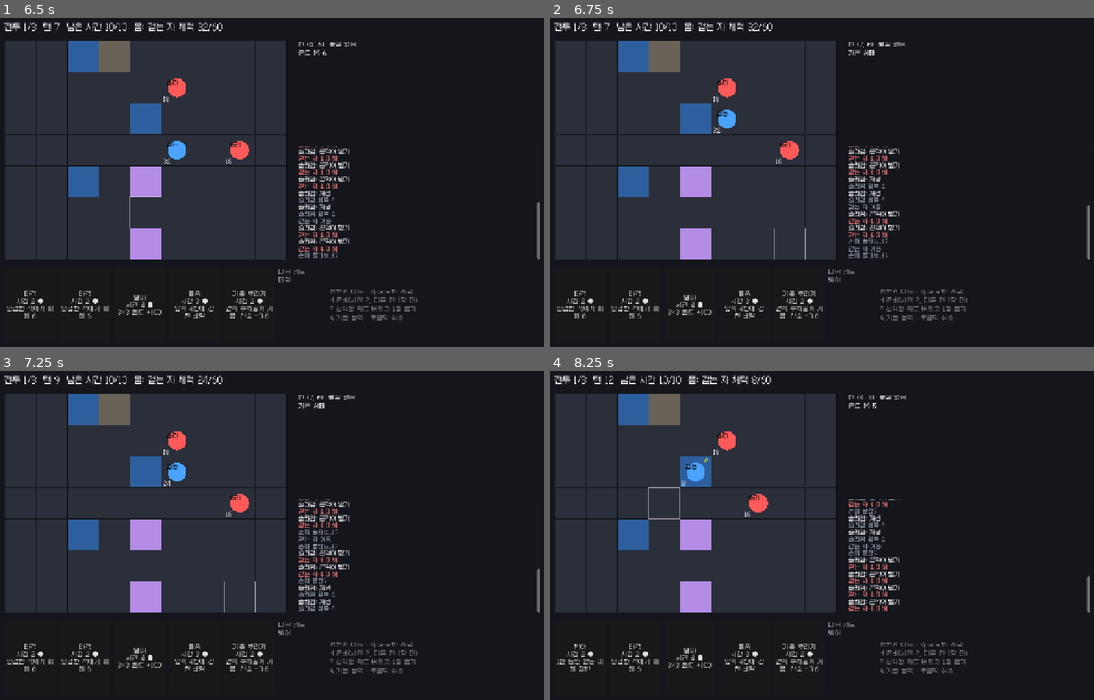
Above: before the commit, frames 1-4 (two rows, left to right).
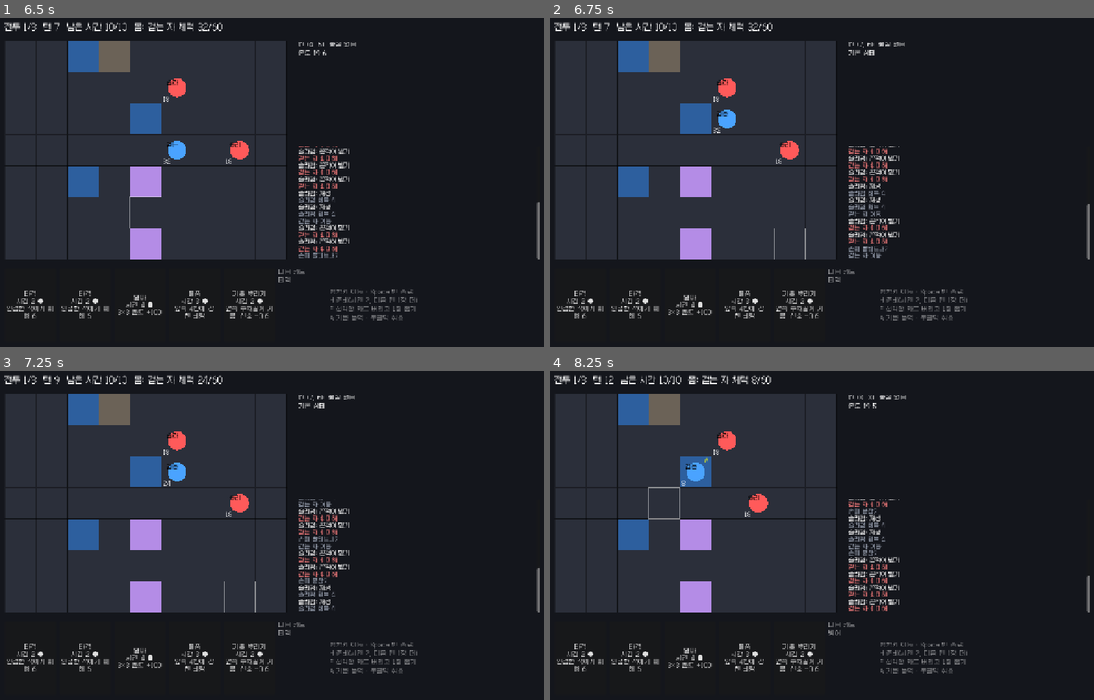
Above: after the commit, the same moments.

Repository: Luchenia/everycard
Game: Godot game, scene res://scenes/battle.tscn
Same seed, same stepped clock (60 frames per second), same inputs: the game is played once before the commit and once after it.
Inputs (mouse positions are in pixels of both pictures, inside the frame that each line leads up to):
- Up to frame 1 (6.5 s): click "냉기 시간 3 ● 3×3 온도 -80. 물이 얼어붙음" at 0.5 s; click "타격 시간 2 ● 인접한 적에게 피해 6" at 1.25 s; click "열파 시간 4 ● 3×3 온도 +100" at 2 s; click "돌풍 시간 3 ● 앞쪽 4칸에 강한 바람" at 2.75 s; click "레이저 시간 4 ● 직선 광선 10. 금속, 얼음, …" at 3.5 s; tap Enter at 4.25 s; move the mouse to (146, 149) at 4.27 s; hold Right 4.28-5.03 s; tap F at 4.35, 6.05 s; click (146, 149) at 4.42 s; tap Space at 4.52, 4.82, 5.27, 5.3, 5.57, 5.85 s; tap H at 4.55, 5.1 s; move the mouse to (163, 208) at 5.02 s; hold Down 5.03-5.78 s; move the mouse to (326, 113) at 5.77 s; hold Right from 5.78 s (still down)
- Up to frame 2 (6.75 s): move the mouse to (794, 258) at 6.52 s; release Right at 6.53 s; hold Up from 6.53 s (still down); tap F at 6.6 s; click (794, 258) at 6.67 s
- Up to frame 3 (7.25 s): keep holding Up; tap Space at 6.77, 7.07 s; tap H at 6.8 s
- Up to frame 4 (8.25 s): move the mouse to (990, 594) at 7.27 s; release Up at 7.28 s; hold Left from 7.28 s (still down); tap H at 7.35 s; tap Space at 7.52, 7.55, 7.82 s; move the mouse to (653, 489) at 8.02 s; tap F at 8.1 s

Frame 1 is identical in both runs. In frame 2, 1.6% of the frame differs, in the area x 51-100%, y 39-81%; in frame 3, 0.8%; in frame 4, 0.2%.

Commit message:
fix: statuses and durations count once per round; flush once per turn; gained cards enter the hand; no scan-order bias in fire spread; heavy cards don't block draws
Co-Authored-By: Claude Opus 5.5 <noreply@anthropic.com>
Claude-Session: https://claude.ai/code/session_01Lpp6z2a9FxR3iVL1P5DjBQ

Diff:
--- a/src/sim/battle.gd
+++ b/src/sim/battle.gd
@@ -21,6 +21,7 @@
 var turn := 1
 var _moved := false
 var _ability_used := false
+var _flushed := false
 
 func _init(cat: Catalog, seed_value: int, player_def: String, enemy_defs: Array, layout: Dictionary = {}) -> void:
 	catalog = cat
@@ -33,6 +34,7 @@
 	ctx.log = log
 	ctx.actors = actors
 	ctx.on_meta = _on_meta
+	ctx.on_deck_add = _on_deck_add
 	var lay := layout if not layout.is_empty() else _random_layout(enemy_defs.size())
 	for m in lay.get("materials", []):
 		grid.set_material(Vector2i(m[0], m[1]), m[2])
@@ -103,6 +105,11 @@
 						belt.flush()
 				"reverse": belt.reverse_next = true
 
+## A card gained mid-battle (cardify, steal, plant) becomes the next card the hand draws.
+func _on_deck_add(actor, card_id: String) -> void:
+	if belt != null and actor == belt_owner:
+		belt.draw_pile.push_front(card_id)
+
 static func dist(a: Vector2i, b: Vector2i) -> int:
 	return absi(a.x - b.x) + absi(a.y - b.y)
 
@@ -183,9 +190,11 @@
 	_log("hold", "손패 붙잡기", {})
 	return true
 
+## Once per turn.
 func cmd_flush(slot := -1) -> bool:
-	if phase != "player":
-		return false
+	if phase != "player" or _flushed:
+		return false
+	_flushed = true
 	belt.flush(slot)
 	_log("flush", "손패 흘려보내기", {})
 	return true
@@ -196,27 +205,30 @@
 	var h := human()
 	if h != null and belt != null:
 		belt.end_turn(_ts(h.pos))
-	_env()
+	_env(false)
 	if _check_end():
 		return
 	phase = "enemy"
 	_enemy_turn()
 	if phase == "enemy":
-		_env()
+		_env(true)
 	if _check_end():
 		return
 	phase = "player"
 	turn += 1
 	_moved = false
 	_ability_used = false
+	_flushed = false
 	h = human()
 	time_left = int(round(TURN_TIME * _ts(h.pos)))
 
 # ---- internals ---------------------------------------------------------------
 
-func _env() -> void:
-	EnvironmentStep.run(grid, catalog, rng, log)
-	Effects.tick_pending(ctx)
+## Two environment steps per round; statuses, durations and delays count down only in the
+## one after the enemy turn, so "1 turn" means one full round.
+func _env(end_of_round: bool) -> void:
+	EnvironmentStep.run(grid, catalog, rng, log, end_of_round)
+	Effects.tick_pending(ctx, end_of_round)
 	_cleanup()
 
 func _enemy_turn() -> void:
--- a/src/sim/effects.gd
+++ b/src/sim/effects.gd
@@ -19,6 +19,7 @@
 	var actors: Array = []
 	var pending: Array = []      # {mode: "delay"|"sustain", ticks, part, user, aim, cells}
 	var on_meta: Callable = Callable()
+	var on_deck_add: Callable = Callable()   # (actor, card_id) -> void, lets Battle put gained cards into the hand
 	var next_uid := 1000
 
 ## Card definition by id, including generated "foe:<actor>" (cardified enemy) and "summon:<actor>" cards.
@@ -54,6 +55,11 @@
 		var size: int = int(part.get("size", tgt.get("size", 0)))
 		var cells := Targeting.cells(shape, user.pos, aim, size)
 		apply_part(part, user, aim, cells, ctx)
+
+static func _deck_add(ctx: BattleContext, actor, card_id: String) -> void:
+	actor.deck.append(card_id)
+	if ctx.on_deck_add.is_valid():
+		ctx.on_deck_add.call(actor, card_id)
 
 static func _log(ctx: BattleContext, t: String, msg: String, data := {}) -> void:
 	ctx.log.append({"t": t, "msg": msg, "data": data})
@@ -175,14 +181,14 @@
 				var i := ctx.rng.next_int(v.deck.size())
 				var cid: String = v.deck[i]
 				v.deck.remove_at(i)
-				user.deck.append(cid)
+				_deck_add(ctx, user, cid)
 				_log(ctx, "steal", "%s의 %s 훔침" % [v.name, cid], {"card": cid})
 			else:
 				_log(ctx, "no_target", "훔칠 카드 없음")
 		"plant_card":
 			var v2 = g.unit_at(aim)
 			if v2 != null:
-				v2.deck.append(part["card_id"])
+				_deck_add(ctx, v2, part["card_id"])
 				_log(ctx, "plant", "%s 덱에 %s" % [v2.name, part["card_id"]], {"card": part["card_id"]})
 		"cardify":
 			var v3 = g.unit_at(aim)
@@ -195,7 +201,7 @@
 						tags.append(st)
 				if user.summoner:
 					tags = ["summon"]
-				user.deck.append("foe:" + v3.def_id + ("|" + ",".join(tags) if not tags.is_empty() else ""))
+				_deck_add(ctx, user, "foe:" + v3.def_id + ("|" + ",".join(tags) if not tags.is_empty() else ""))
 				_log(ctx, "cardify", "%s 카드가 됨" % v3.name, {"uid": v3.uid})
 			else:
 				_log(ctx, "cardify_failed", "카드화 실패")
@@ -261,10 +267,16 @@
 			reflected = true
 	_log(ctx, "beam", "광선", {"path": path})
 
-## Call once per environment step: advances delayed and sustained effects.
-static func tick_pending(ctx: BattleContext) -> void:
+## Call after every environment step. Sustained effects re-apply each call; their remaining
+## turns (and delays) only count down when count_down is true (once per round in Battle).
+static func tick_pending(ctx: BattleContext, count_down := true) -> void:
 	var keep: Array = []
 	for e in ctx.pending:
+		if not count_down:
+			if e["mode"] == "sustain":
+				apply_part(e["part"], e["user"], e["aim"], e["cells"], ctx)
+			keep.append(e)
+			continue
 		e["ticks"] -= 1
 		if e["mode"] == "sustain":
 			apply_part(e["part"], e["user"], e["aim"], e["cells"], ctx)
--- a/src/sim/environment_step.gd
+++ b/src/sim/environment_step.gd
@@ -6,11 +6,15 @@
 const MAX_SLIDE := 9
 const STATUS_DOT := {"burning": [3, "fire"], "poisoned": [2, "toxic"]}
 
-static func run(grid: Grid, catalog: Catalog, rng: SimRng, log: Array) -> void:
-	_tick_statuses(grid, log)
+## tick_statuses: statuses (and their damage over time) advance once per round, so Battle passes
+## false for the step between the player's and the enemy's turn.
+static func run(grid: Grid, catalog: Catalog, rng: SimRng, log: Array, tick_statuses := true) -> void:
+	if tick_statuses:
+		_tick_statuses(grid, log)
+	var mat_before: Array = grid.material.duplicate()
 	for p in grid.all_cells():
 		if _ts(grid, p) > 0.0:
-			_react_cell(grid, catalog, p, log)
+			_react_cell(grid, catalog, p, log, mat_before)
 	_enter_effects(grid, log)
 	_forces(grid, log)
 	_spread_and_recover(grid, catalog)
@@ -62,12 +66,14 @@
 			v += (dflt - v) * minf(recover * ts, 1.0)
 			grid.set_var(p, id, v)
 
-static func _cond_ok(grid: Grid, p: Vector2i, cond: Dictionary) -> bool:
+static func _cond_ok(grid: Grid, p: Vector2i, cond: Dictionary, mat_snapshot: Array = []) -> bool:
 	if cond.has("material"):
 		return grid.get_material(p) == cond["material"]
 	if cond.has("neighbor_material"):
+		# neighbours are read from the start-of-step snapshot so spread has no scan-order bias
 		for n in grid.neighbors4(p):
-			if grid.get_material(n) == cond["neighbor_material"]:
+			var m: String = mat_snapshot[grid.idx(n)] if not mat_snapshot.is_empty() else grid.get_material(n)
+			if m == cond["neighbor_material"]:
 				return true
 		return false
 	if cond.has("var"):
@@ -85,13 +91,13 @@
 		return u != null and u.has_status(cond["status"])
 	return false
 
-static func cond_all(grid: Grid, p: Vector2i, conds: Array) -> bool:
+static func cond_all(grid: Grid, p: Vector2i, conds: Array, mat_snapshot: Array = []) -> bool:
 	for cond in conds:
-		if not _cond_ok(grid, p, cond):
+		if not _cond_ok(grid, p, cond, mat_snapshot):
 			return false
 	return true
 
-static func _react_cell(grid: Grid, catalog: Catalog, p: Vector2i, log: Array) -> void:
+static func _react_cell(grid: Grid, catalog: Catalog, p: Vector2i, log: Array, mat_before: Array = []) -> void:
 	var fired_once := {}
 	var applied := 0
 	var again := true
@@ -104,7 +110,7 @@
 					changes_material = true
 			if not changes_material and fired_once.has(r["id"]):
 				continue
-			if not cond_all(grid, p, r.get("when", [])):
+			if not cond_all(grid, p, r.get("when", []), mat_before):
 				continue
 			if applied >= CHAIN_CAP:
 				log.append({"t": "chain_cap", "msg": "연쇄 상한 %s" % str(p), "data": {"cell": p}})
--- a/src/sim/hand_belt.gd
+++ b/src/sim/hand_belt.gd
@@ -31,6 +31,12 @@
 	slots.fill(null)
 	_fill()
 
+func _has_pair() -> bool:
+	for k in slots.size() - 1:
+		if slots[k] == null and slots[k + 1] == null:
+			return true
+	return false
+
 func _heavy(id: String) -> bool:
 	return int(Effects.card_def(id, catalog).get("weight", 1)) > 1
 
@@ -56,6 +62,7 @@
 ## card needs two adjacent empty slots; if there is no room it waits on top of the draw pile.
 func _fill(max_draws := -1) -> void:
 	var drawn := 0
+	var skipped := 0
 	var i := 0
 	while i < slots.size():
 		if max_draws >= 0 and drawn >= max_draws:
@@ -70,6 +77,13 @@
 				return
 			draw_pile.push_front(id)
 		if mode == "relaxed" and _heavy(id):
+			if not _has_pair():
+				# no room for a two-slot card: send it to the bottom and try the next card
+				skipped += 1
+				if skipped > draw_pile.size():
+					return
+				draw_pile.push_back(draw_pile.pop_front())
+				continue
 			if i + 1 >= slots.size() or slots[i + 1] != null:
 				i += 1
 				continue
--- a/tests/sim/battle_test.gd
+++ b/tests/sim/battle_test.gd
@@ -89,6 +89,7 @@
 	assert_eq(l.phase, "lost", "dead human loses")
 	test_frozen_enemy_skips()
 	test_hold_one_card()
+	test_review_fixes()
 
 func _scripted(seed_value: int) -> Array:
 	var b := Battle.new(c, seed_value, "hero", ["dummy"], {})
@@ -112,3 +113,31 @@
 	assert_true(b.cmd_hold(2), "hold")
 	assert_eq(b.time_left, 8, "hold costs 2 time")
 	assert_eq(b.belt._bonus_draws, 1, "relaxed hold: one extra draw next turn")
+
+func test_review_fixes() -> void:
+	# C1: guard (1 turn) must still be up when the enemy's telegraph resolves
+	var g := Battle.new(c, 10, "hero", ["dummy"], LAYOUT)
+	var p: Actor = g.human()
+	g.cmd_end_turn()                       # enemy telegraphs
+	p.add_status("guard", 1)               # as the guard card does on the player's turn
+	g.cmd_end_turn()                       # telegraph resolves
+	assert_eq(p.hp, 35, "guard halves the telegraphed hit (10 -> 5)")
+	# C1: burning deals damage once per round, not twice
+	var bt := Battle.new(c, 11, "hero", ["dummy"], LAYOUT)
+	var foe: Actor = bt.actors[1]
+	foe.pattern = []; foe.deck = []
+	foe.add_status("burning", 3)
+	var hp0 := foe.hp
+	bt.cmd_end_turn()
+	assert_eq(hp0 - foe.hp, 3, "burning ticks once per round")
+	# I1: flush once per turn
+	var f := Battle.new(c, 12, "hero", ["dummy"], LAYOUT)
+	assert_true(f.cmd_flush(0), "first flush ok")
+	assert_true(not f.cmd_flush(0), "second flush in same turn refused")
+	# I2: a card gained mid-battle can be drawn this battle
+	var cf := Battle.new(c, 13, "hero", ["dummy"], LAYOUT)
+	var d: Actor = cf.actors[1]
+	d.hp = 1
+	cf.grid.move_unit(d, cf.human().pos + Vector2i(1, 0))
+	Effects.apply({"target": {"shape": "cell"}, "parts": [{"op": "cardify"}]}, cf.human(), d.pos, cf.ctx)
+	assert_eq(cf.belt.preview(), "foe:dummy", "cardified enemy is the next card drawn")
--- a/tests/sim/environment_step_test.gd
+++ b/tests/sim/environment_step_test.gd
@@ -94,3 +94,13 @@
 	EnvironmentStep.run(g, c, rng, log)
 	assert_true(w.hp < 30, "shocked in water")
 	assert_true(w.has_status("wet"), "wet from water")
+	# I3: fire spreads one cell per step in every direction (no scan-order bias)
+	var gl := fresh(); var ll := []
+	for x in range(0, 9):
+		gl.set_material(Vector2i(x, 0), "oil")
+	gl.set_material(Vector2i(4, 0), "fire")
+	EnvironmentStep.run(gl, c, rng, ll)
+	assert_eq(gl.get_material(Vector2i(6, 0)), "oil", "rightward spread limited to 1 cell")
+	assert_eq(gl.get_material(Vector2i(5, 0)), "fire", "right neighbor caught")
+	assert_eq(gl.get_material(Vector2i(3, 0)), "fire", "left neighbor caught")
+	assert_eq(gl.get_material(Vector2i(2, 0)), "oil", "leftward spread limited to 1 cell")
--- a/tests/sim/hand_relaxed_test.gd
+++ b/tests/sim/hand_relaxed_test.gd
@@ -48,3 +48,10 @@
 	var none := HandBelt.new([], SimRng.new(1), c, 5, true, "relaxed")
 	none.end_turn(1.0)
 	assert_true(none.slots.all(func(s): return s == null), "empty deck ok")
+	# heavy card that cannot fit must not block other draws
+	var hv := HandBelt.new(["light", "heavy", "light", "light", "light", "light", "light", "light"], SimRng.new(1), c, 5, false, "relaxed")
+	# slots: light, heavy+tail, light, light ; take slots 0 and 3 -> gaps not adjacent
+	hv.take(0); hv.take(3)
+	hv.draw_pile.push_front("heavy")
+	hv.end_turn(1.0)
+	assert_eq(cards_in(hv), 4, "heavy skipped, lights drawn into both gaps")
